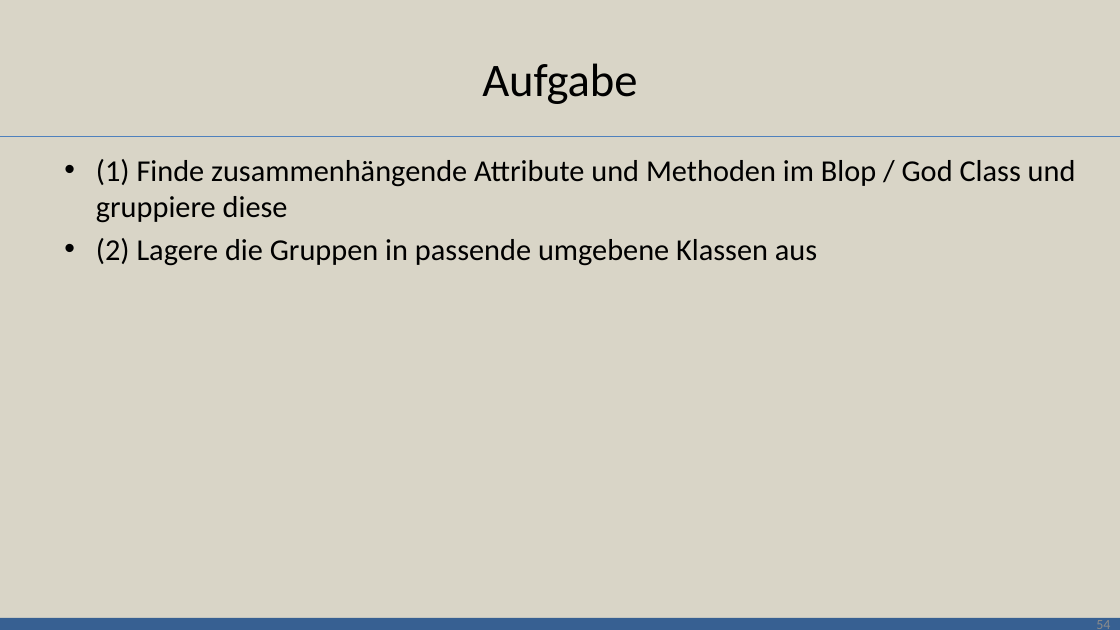
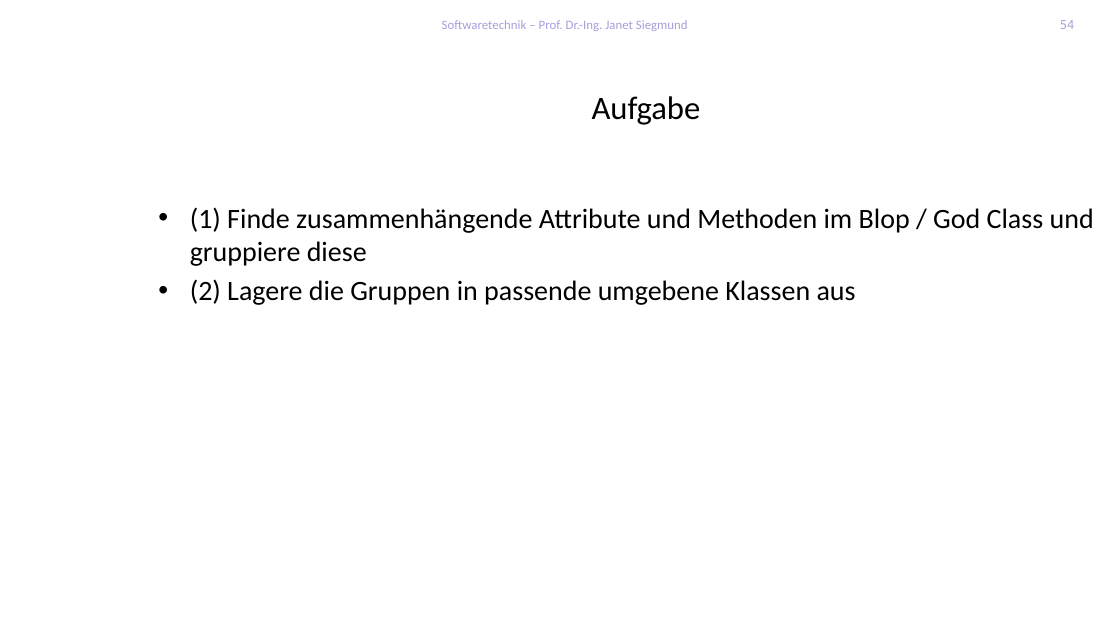
Before and after one commit to feigensp/lehre, a slide deck: slide 54 of se/slides/05_DesignPatterns.pptx. Drawn at 1120x630 pixels with LibreOffice and Linux fonts; fonts in the diff are those of the drawing; background and template pictures are left out. Boxes give left, top, right and bottom in pixels: in the first picture for what was removed or moved away, otherwise in the second. Text is boxed around its words. In the diff, an @@ line names an element or a change of style, - is before the commit and + after.

```diff
--- a/se/slides/05_DesignPatterns.pptx
+++ b/se/slides/05_DesignPatterns.pptx
@@ background #D9D5C7 to picture (left out) @@
@@ text added at [442,20,688,31], 11 pt, text #AB9DDB @@
+Softwaretechnik – Prof. Dr.-Ing. Janet Siegmund
@@ page number: place and size @@
-page number at [1096,620,1110,629]
+page number at [1060,20,1074,29]
@@ page number at [1060,20,1074,29]: text colour #8C8C8C to #AB9DDB @@
@@ title "Aufgabe": place and size @@
-title "Aufgabe" at [482,63,637,104]
+title "Aufgabe" at [592,96,701,125]
@@ title "Aufgabe" at [592,96,701,125]: size 40 to 28 pt @@
@@ line removed from (0, 136) to (1120, 136) @@
@@ text "(1) Finde zusammenhängende Attribute und ...": place and size @@
-text "(1) Finde zusammenhängende Attribute und ..." at [96,159,1076,266]
+text "(1) Finde zusammenhängende Attribute und ..." at [190,207,1094,305]
@@ text "(1) Finde zusammenhängende Attribute und ..." at [190,207,1094,305]: size 26 to 24 pt @@
@@ rectangle removed at [0,618,1120,630] @@
```
Also in this commit, not shown: 8 other slides changed, 5 other files.
